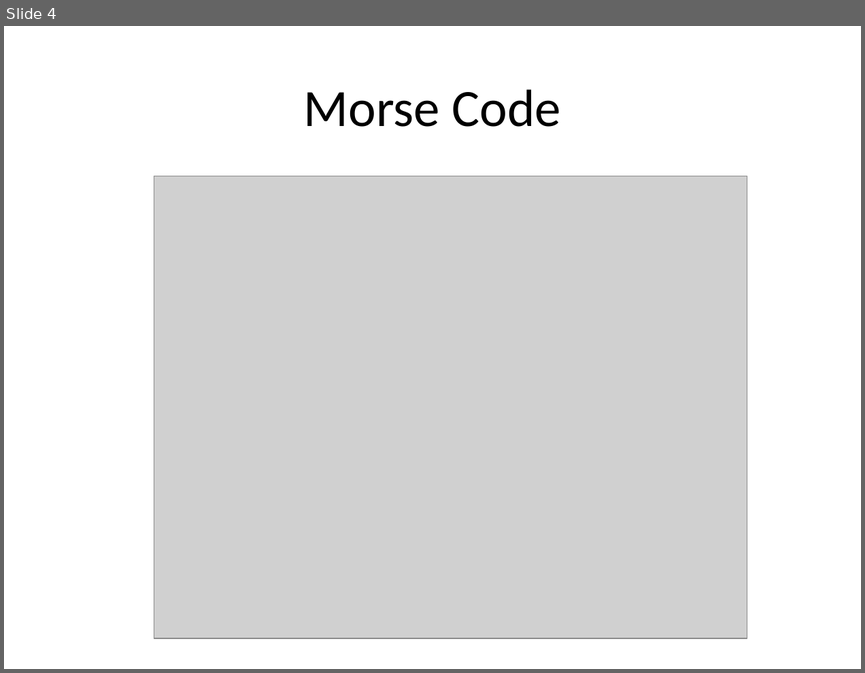
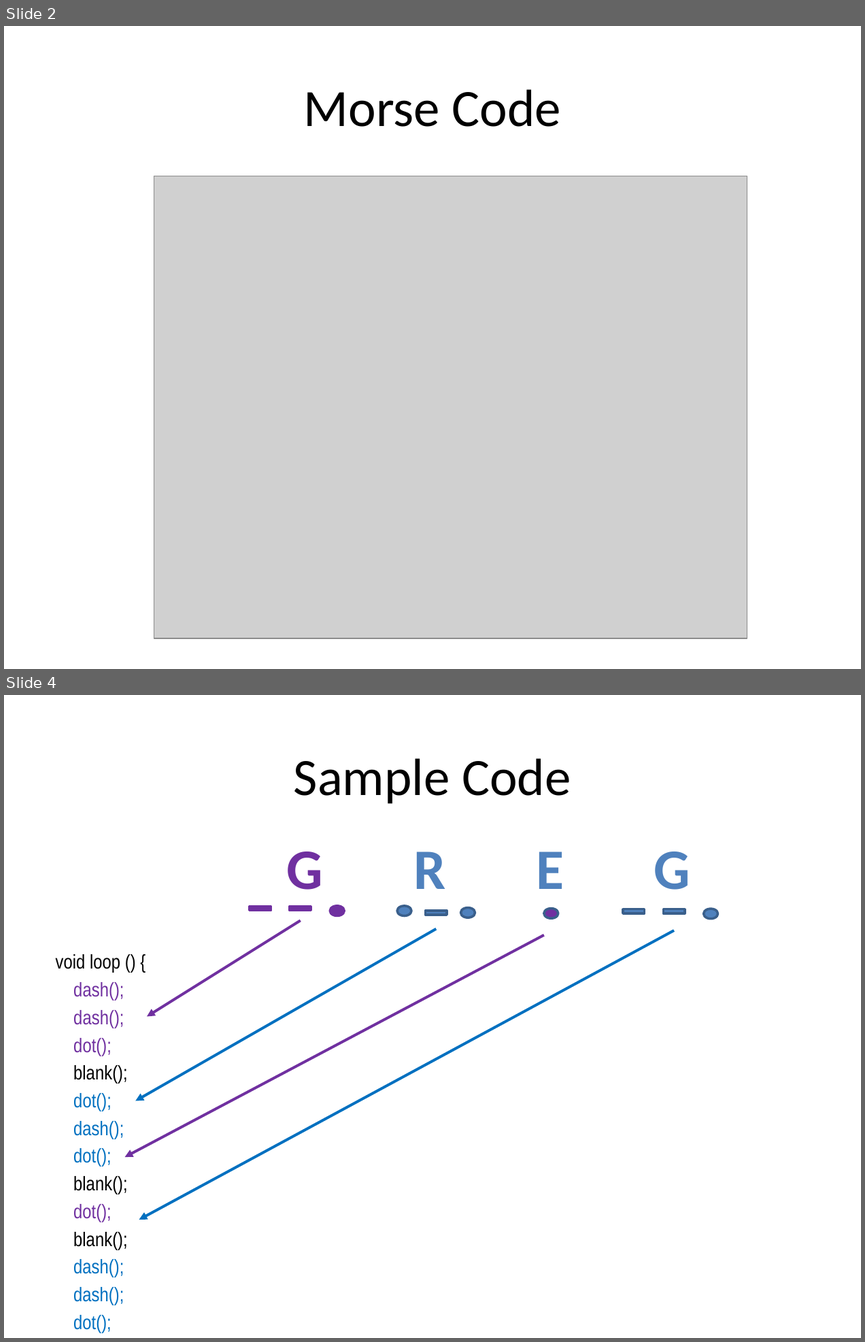
Before and after one commit to BirkaranGill/ICS3C0, a slide deck: Daily Agendas/Day7.2_MorseCodeChallange2_Oct17.pptx. Shown one above the other, each under a label of ours: slide 4 before the commit, slides 2 and 4 after it; the slides between them are not shown. The pictures are 865x673 and 865x1342 pixels, drawn with LibreOffice and Linux fonts; fonts in the diff are those of the drawing; grey boxes stand for pictures. Boxes give left, top, right and bottom in pixels: in the first picture for what was removed or moved away, otherwise in the second. Text is boxed around its words. In the diff, an @@ line names an element or a change of style, - is before the commit and + after.

```diff
--- a/Daily Agendas/Day7.2_MorseCodeChallange2_Oct17.pptx
+++ b/Daily Agendas/Day7.2_MorseCodeChallange2_Oct17.pptx
@@ slide 4 added at box(4, 695, 861, 1338), background #FFFFFF @@
@@ title added at box(294, 758, 570, 804), 44 pt, text #000000 @@
+Sample Code
@@ text added at box(287, 851, 690, 889), 48 pt, text #4F81BD, bold @@
+G R E G
@@ rectangle added at box(249, 906, 271, 910), fill #7030A0, outline #7030A0 2 pt @@
@@ rectangle added at box(290, 906, 311, 910), fill #7030A0, outline #7030A0 2 pt @@
@@ ellipse added at box(330, 906, 344, 916), fill #7030A0, outline #7030A0 2 pt @@
@@ ellipse added at box(397, 906, 412, 916), fill #4F81BD, outline #3A5F8C 2 pt @@
@@ rectangle added at box(426, 910, 447, 915), fill #4F81BD, outline #3A5F8C 2 pt @@
@@ ellipse added at box(461, 907, 475, 918), fill #4F81BD, outline #3A5F8C 2 pt @@
@@ ellipse added at box(544, 909, 558, 919), fill #7030A0, outline #3A5F8C 2 pt @@
@@ rectangle added at box(623, 909, 644, 913), fill #4F81BD, outline #3A5F8C 2 pt @@
@@ rectangle added at box(663, 909, 684, 913), fill #4F81BD, outline #3A5F8C 2 pt @@
@@ ellipse added at box(703, 909, 718, 919), fill #4F81BD, outline #3A5F8C 2 pt @@
@@ arrow added from (544, 935) to (125, 1157), #7030A0 2.25 pt @@
@@ arrow added from (436, 929) to (135, 1100), #0070C0 2.25 pt @@
@@ arrow added from (674, 930) to (139, 1219), #0070C0 2.25 pt @@
@@ arrow added from (300, 920) to (147, 1016), #7030A0 2.25 pt @@
@@ text added at box(56, 954, 128, 1305), 16.6 pt, text #0070C0 @@
+void loop () {
+dash();
+dash();
+dot();
+blank();
+dot();
+dash();
+dot();
+blank();
+dot();
+blank();
+dash();
+dash();
+dot();
+}
@@ what was slide 4 is now slide 2 @@
```
Also in this commit, not shown: 2 other slides added, 3 slides removed, 1 other file.
